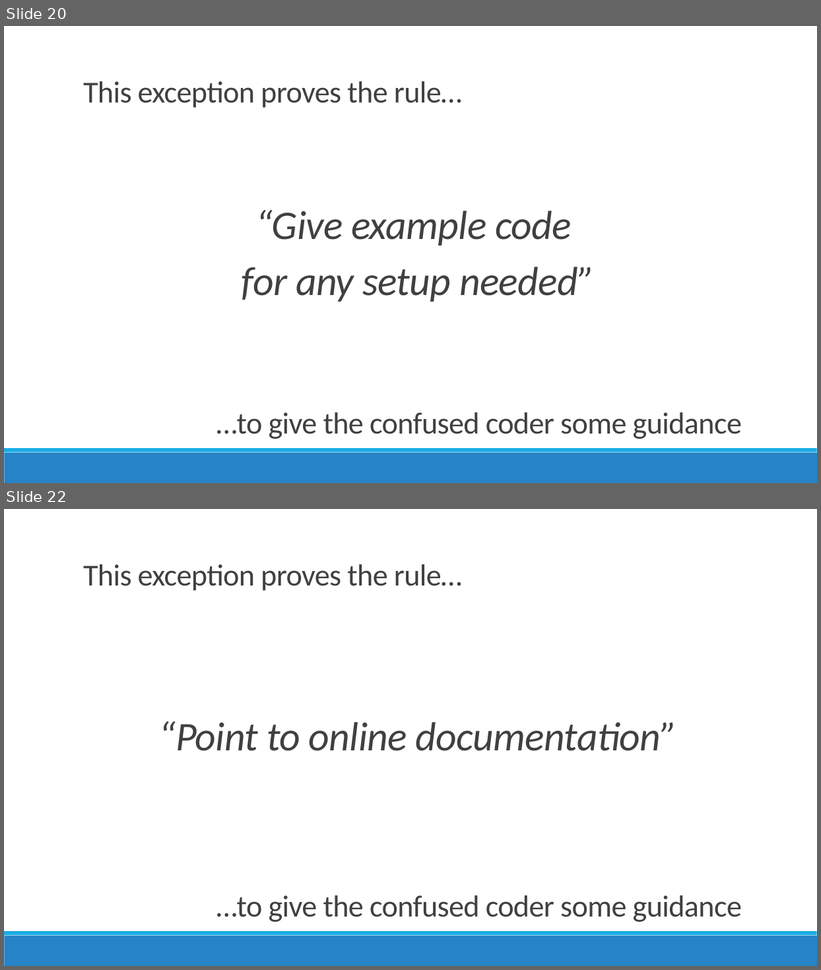
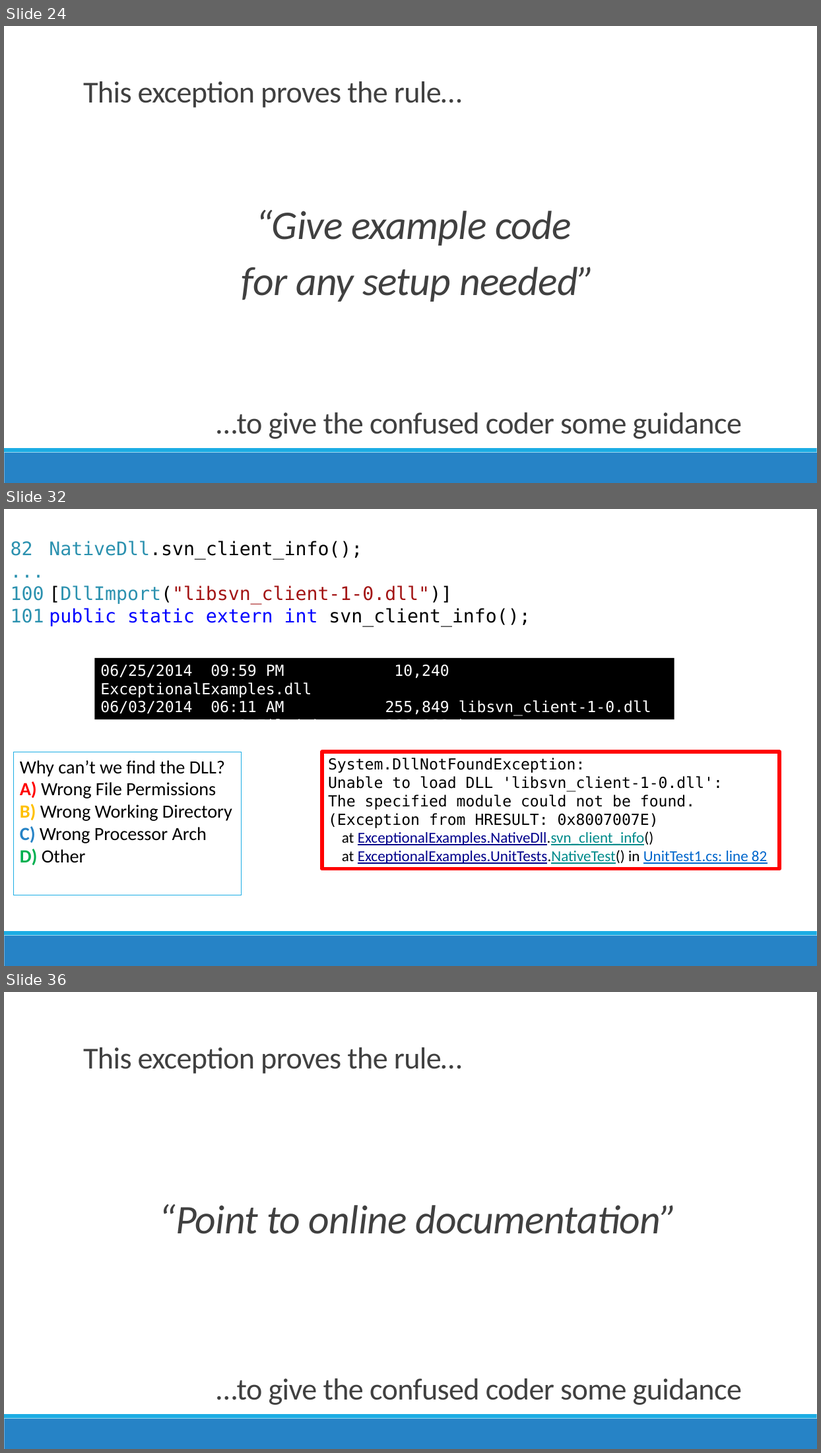
Before and after one commit to jamesrcounts/ExceptionalTalk, a slide deck: Talk.pptx. Shown one above the other, each under a label of ours: slides 20 and 22 before the commit, slides 24, 32 and 36 after it; the slides between them are not shown. The pictures are 821x970 and 821x1453 pixels, drawn with LibreOffice and Linux fonts; fonts in the diff are those of the drawing. Boxes give left, top, right and bottom in pixels: in the first picture for what was removed or moved away, otherwise in the second. Text is boxed around its words. In the diff, an @@ line names an element or a change of style, - is before the commit and + after.

Commit message:
Natives

```diff
--- a/Talk.pptx
+++ b/Talk.pptx
@@ slide 32 added at bbox=[4, 509, 817, 966], background #FFFFFF; not listed: 2 template elements that a slide beside it also shows @@
@@ text added at bbox=[11, 541, 44, 623], 22 pt, text #2B91AF @@
+82
+...
+100
+101
@@ text added at bbox=[49, 541, 530, 626], 22 pt, text #000000 @@
+NativeDll.svn_client_info();
+[DllImport("libsvn_client-1-0.dll")]
+public static extern int svn_client_info();
@@ rectangle added at bbox=[95, 658, 675, 720], fill #000000, 18 pt, text #FFFFFF @@
+06/25/2014 09:59 PM 10,240 ExceptionalExamples.dll
+06/03/2014 06:11 AM 255,849 libsvn_client-1-0.dll
+2 File(s) 266,089 bytes
@@ rectangle added at bbox=[14, 753, 242, 896], outline #1CADE4 0.75 pt, 22 pt, text #000000 @@
+Why can’t we find the DLL?
+A) Wrong File Permissions
+B) Wrong Working Directory
+C) Wrong Processor Arch
+D) Other
@@ rectangle added at bbox=[322, 753, 780, 869], outline #FF0000 4.5 pt, 18 pt, text #000000 @@
+System.DllNotFoundException:
+Unable to load DLL 'libsvn_client-1-0.dll':
+The specified module could not be found.
+(Exception from HRESULT: 0x8007007E)
+at ExceptionalExamples.NativeDll.svn_client_info()
+at ExceptionalExamples.UnitTests.NativeTest() in UnitTest1.cs: line 82
@@ what was slide 20 is now slide 24 @@
@@ what was slide 22 is now slide 36 @@
```
Also in this commit, not shown: 1 slide changed, 13 other slides added, 3 other files.
